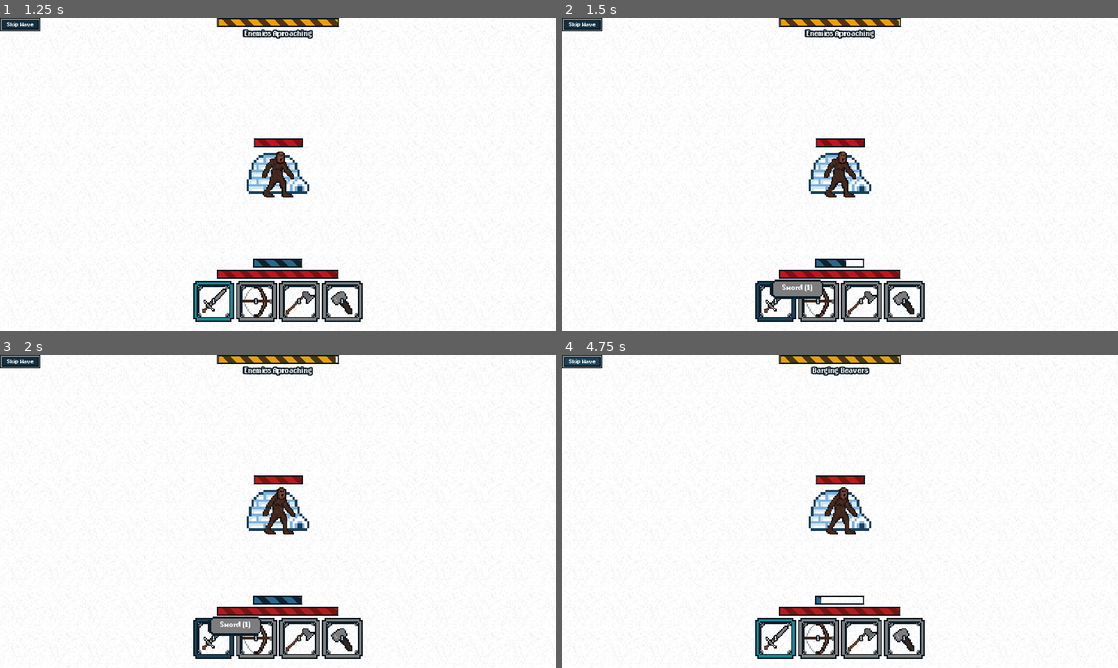
Above: before the commit, frames 1-4 (two rows, left to right).
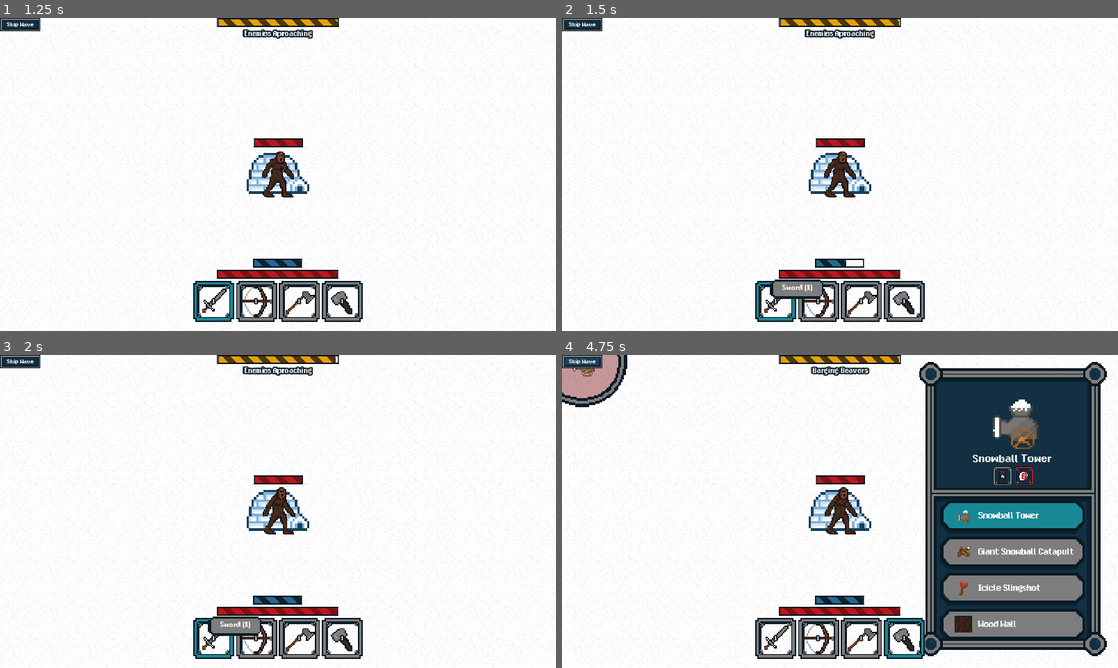
Above: after the commit, the same moments.

Repository: jharroff/CS3-CapstoneProject
Game: Godot game, scene res://startscreen/start_screen.tscn
Two runs of this game, one before a commit and one after it. Both use one fixed random seed, a clock stepped at 60 frames per second and the inputs below.
Inputs (mouse positions are in pixels of both pictures, inside the frame that each line leads up to):
- Up to frame 1 (1.25 s): click "Start Game" at 0.5 s
- Up to frame 2 (1.5 s): click (773, 299) at 1.25 s, where only the run after the commit has a clickable "1"
- Up to frame 3 (2 s): no input
- Up to frame 4 (4.75 s): click (817, 636) at 2 s, where only the run after the commit has a clickable "1"; click (862, 636) at 2.75 s, where only the run after the commit has a clickable "1"; click (906, 636) at 3.5 s, where only the run after the commit has a clickable "1"; click "Skip Wave" at 4.25 s

Frame 1 is identical in both runs. In frame 2, 0.1% of the frame differs, in the area x 35-42%, y 84-97%; in frame 3, 0.1%; in frame 4, 30%, in the area x 0-98%, y 0-97%.

Commit message:
Clickable hotbar (#113)
* temphotbarStuff

* Finished clickable hot bar

* Added comments

---------

Co-authored-by: BigWing06 <166898297+BigWing06@users.noreply.github.com>
Co-authored-by: GingerEdition <185860158+GingerEdition22@users.noreply.github.com>

Diff:
--- a/Hotbar/hotbar.gd
+++ b/Hotbar/hotbar.gd
@@ -1,14 +1,14 @@
 extends Control
 
 var _slots = {}
-
+var player
 func update(_items:Array): # Creates and itemSlotDisplay for each tool, sets parameters, and adds it to the hotbar
 	for item in _items:
 		var _itemSlot = load("res://inventory/craftingMenu/itemSlotDisplay.tscn").instantiate()
 		_itemSlot.custom_minimum_size = Vector2(85,85)
 		_itemSlot.display(item["name"],item["amount"])
 		_itemSlot.add_to_group("hotbarSlots")
-		_itemSlot.set_clickable(false)
+		_itemSlot.set_clickable(true, func():player.changeMode(item["name"])) # Makes the hot bar item clickable and binds its onclick function to the player's changeMode method
 		add_child(_itemSlot)
 		_slots[item["name"]] = _itemSlot
 
--- a/Player/Player.gd
+++ b/Player/Player.gd
@@ -60,6 +60,7 @@
 
 func _createHotbar(): # Creates the hotbar node and sets the items in it into the tools in the inventory
 	_hotbar = _hotbarScene.instantiate()
+	_hotbar.player=self
 	global.world.get_parent().get_node("UIParent/CenterHUD").add_child(_hotbar)
 	var _hotbarList = []
 	for tool in inventory.getToolsList():
@@ -148,14 +149,20 @@
 
 func cycleMode(direction): #Increaments throught the tools avaliable to the player when they scroll
 	var _endingMode = _mode # The outgoing mode
-
 	_modeInt = (_modeInt+direction)%len(_toolList)
 	_mode = _toolList[_modeInt]
 	_hotbar.set_active_tool(_toolList[_modeInt]) # Sets the selected hotbar item
-
 	_checkSignalTool(_endingMode,"scrollEnd") # Checks the current tool for the scrollEnd signal trigger
 	_checkSignalTool(_mode,"scrollStart") # Checks the current tool for the scrollStart signal trigger
-
+func changeMode(_newMode): # Changes the tool mode based on string key rather than _intMode
+	var _endingMode = _mode # The outgoing mode
+	_modeInt = _getToolInt(_newMode)
+	_mode = _toolList[_modeInt]
+	_hotbar.set_active_tool(_toolList[_modeInt])
+	_checkSignalTool(_endingMode,"scrollEnd")
+	_checkSignalTool(_mode,"scrollStart")
+func _getToolInt(_checkMode):
+	return _toolList.find(_checkMode,0)
 func _checkSignalTool(_tool, _trigger:String="enter"): # Checks to see if it is a signal tool, if it is emits the signal, also checks to see if it has the correct trigger
 	if utils.toolsJSON[_tool]["type"] == "signal":
 		if _trigger in utils.toolsJSON[_tool]["trigger"]:
--- a/inventory/craftingMenu/itemSlotDisplay.gd
+++ b/inventory/craftingMenu/itemSlotDisplay.gd
@@ -13,6 +13,7 @@
 var _resourceData
 var _resource
 var _currentState = state.NORMAL
+var function # The function to be called on itemSlot press
 func _ready() -> void:
 	_UIParent.itemSlotClicked.connect(_removeActive)
 func display(resource, amount = -2,hasAmount=true): #Called by the crafting menu script to show a specific resource
@@ -59,16 +60,18 @@
 func _on_mouse_exited() -> void:
 	_hoverTextInstance.queue_free()
 	_revertState()
-func set_clickable(_clickMode:bool = true) -> void:  # Removes the ability to select the item
-	self.disabled = true
+func set_clickable(_clickMode:bool = true, _function=null) -> void:  # Removes the ability to select the item, also has the ability to add a clickable function bind
 	if _clickMode:
 		self.focus_mode=Control.FOCUS_ALL
+		function = _function
 	else:
 		self.focus_mode=Control.FOCUS_NONE
+		self.disabled = true
 
 func _on_pressed() -> void:
 	set_active()
 	AudioController.play_menu()
+	function.call()
 
 func set_active() -> void: # Sets this button as the selected item slot
 	_changeTexture(state.ACTIVE)
